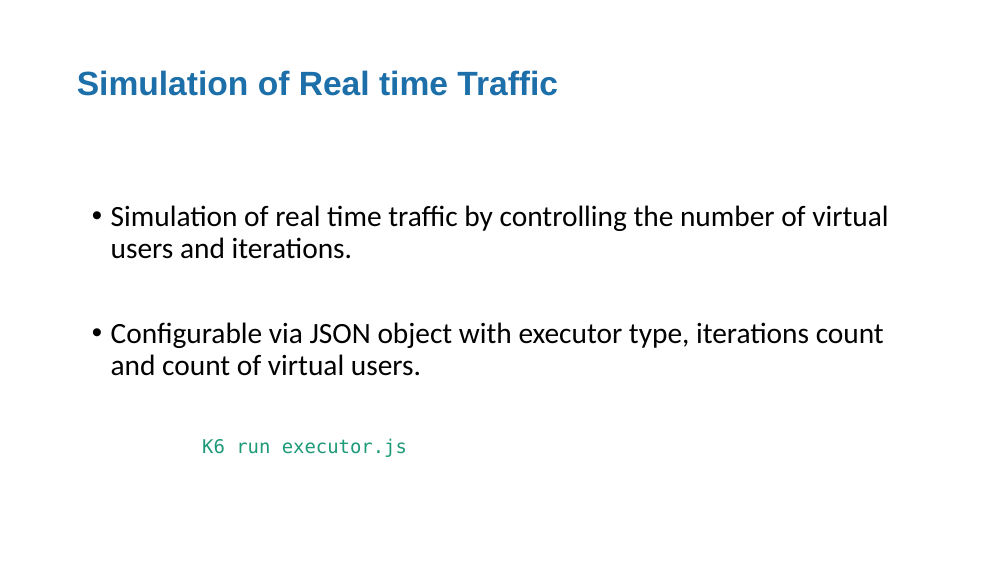
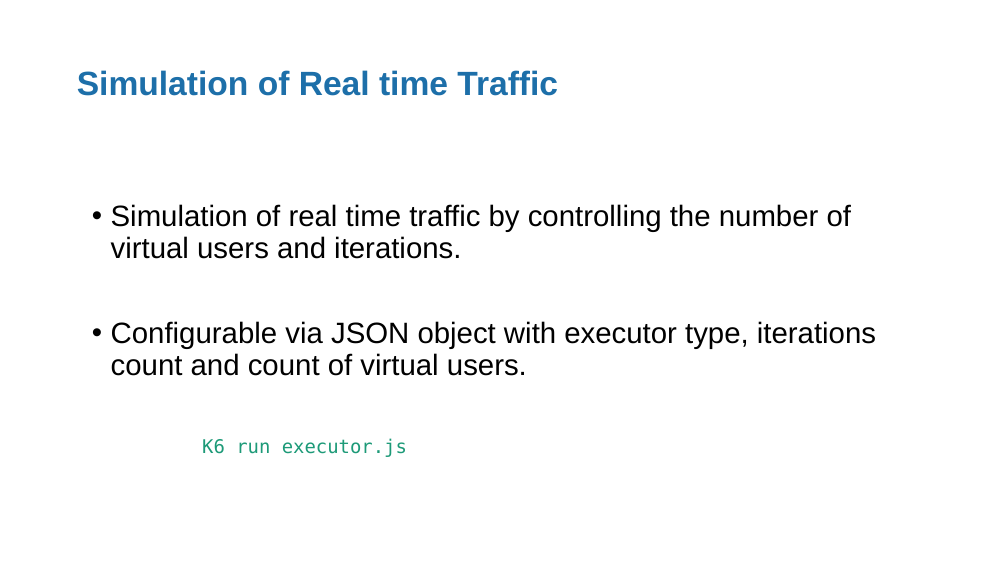
Before and after one commit to sreelakshminarayanan/k6-primer, a slide deck: slide 6 of K6 Performance Testing.pptx. Drawn at 1008x567 pixels with LibreOffice and Linux fonts; fonts in the diff are those of the drawing. Boxes give left, top, right and bottom in pixels: in the first picture for what was removed or moved away, otherwise in the second. Text is boxed around its words. In the diff, an @@ line names an element or a change of style, - is before the commit and + after.

```diff
--- a/K6 Performance Testing.pptx
+++ b/K6 Performance Testing.pptx
@@ text "Simulation of real time traffic ..." at (111,204,876,376): font Calibri to Arial @@
```
Also in this commit, not shown: 1 other slide changed, 3 slides added, 1 slide removed, 2 other files.
